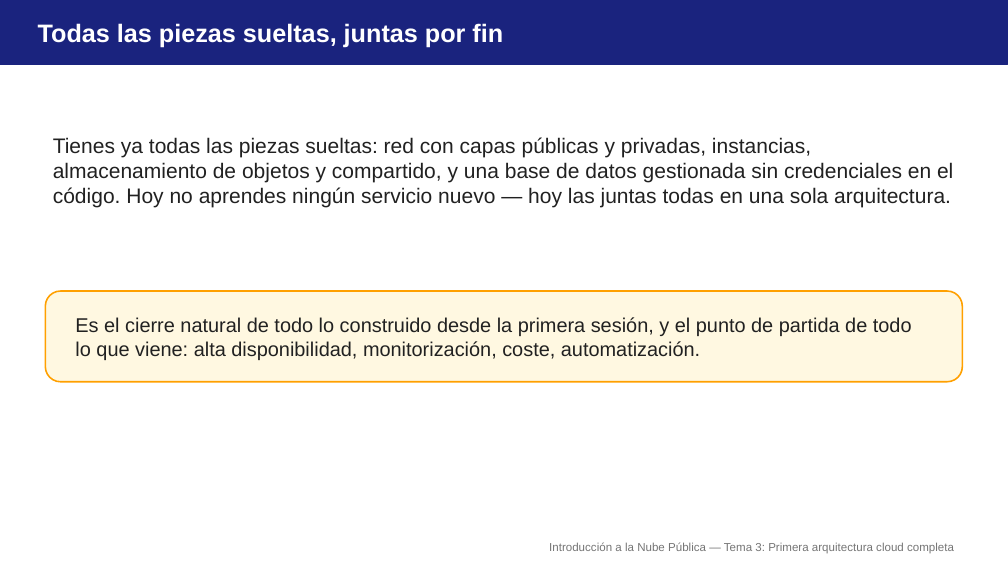
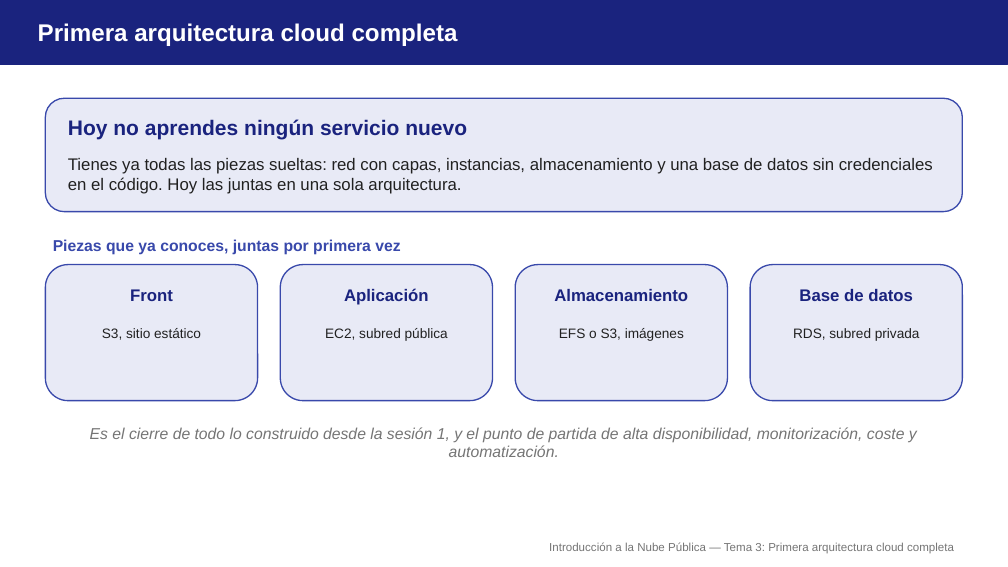
Before and after one commit to aitorventura/introduccion-nube, a slide deck: slide 2 of docs/tema3/diapositivas/arquitectura-completa.pptx. Drawn at 1008x567 pixels with LibreOffice and Linux fonts; fonts in the diff are those of the drawing. Boxes give left, top, right and bottom in pixels: in the first picture for what was removed or moved away, otherwise in the second. Text is boxed around its words. In the diff, an @@ line names an element or a change of style, - is before the commit and + after.

Commit message:
Rehace visualmente las diapositivas de Temas 1 a 5
Reconstruye los decks de primer-contacto-aws, vpc-diseno, seguridad-red,
maquinas-virtuales, almacenamiento, bases-datos-gestionadas,
arquitectura-completa, alta-disponibilidad-escalado, dns-https-cdn,
monitorizacion-operacion, iam-aplicado y economia-nube con tarjetas,
tablas y diagramas nativos en vez de listados de texto, revisadas a
90dpi para descartar solapamientos.

```diff
--- a/docs/tema3/diapositivas/arquitectura-completa.pptx
+++ b/docs/tema3/diapositivas/arquitectura-completa.pptx
@@ text at <box>38,23,458,46</box>: text changed; size 24 to 23 pt @@
-Todas las piezas sueltas, juntas por fin
+Primera arquitectura cloud completa
@@ rounded rectangle added at <box>45,98,963,212</box>, fill #E8EAF6, outline #3949AB 1.25 pt @@
@@ text added at <box>68,119,467,139</box>, 20 pt, text #1A237E, bold @@
+Hoy no aprendes ningún servicio nuevo
@@ text at <box>68,158,933,194</box>: text changed; size 20 to 16 pt @@
-Tienes ya todas las piezas sueltas: red con capas públicas y privadas, instancias, almacenamiento de objetos y compartido, y una base de datos gestionada sin credenciales en el código. Hoy no aprendes ningún servicio nuevo — hoy las juntas todas en una sola arquitectura.
+Tienes ya todas las piezas sueltas: red con capas, instancias, almacenamiento y una base de datos sin credenciales en el código. Hoy las juntas en una sola arquitectura.
@@ text added at <box>53,239,400,255</box>, 15 pt, text #3949AB, bold @@
+Piezas que ya conoces, juntas por primera vez
@@ rounded rectangle added at <box>45,265,258,401</box>, fill #E8EAF6, outline #3949AB 1.25 pt @@
@@ rounded rectangle added at <box>281,265,493,401</box>, fill #E8EAF6, outline #3949AB 1.25 pt @@
@@ rounded rectangle added at <box>516,265,728,401</box>, fill #E8EAF6, outline #3949AB 1.25 pt @@
@@ rounded rectangle added at <box>750,265,963,401</box>, fill #E8EAF6, outline #3949AB 1.25 pt @@
@@ rounded rectangle removed at <box>45,291,963,382</box> @@
@@ text added at <box>130,289,173,301</box>, 16 pt, text #1A237E, bold @@
+Front
@@ text added at <box>344,288,429,305</box>, 16 pt, text #1A237E, bold @@
+Aplicación
@@ text added at <box>554,289,688,301</box>, 16 pt, text #1A237E, bold @@
+Almacenamiento
@@ text added at <box>799,289,913,301</box>, 16 pt, text #1A237E, bold @@
+Base de datos
@@ text added at <box>102,328,201,340</box>, 13 pt, text #212121 @@
+S3, sitio estático
@@ text added at <box>325,328,448,341</box>, 13 pt, text #212121 @@
+EC2, subred pública
@@ text added at <box>559,328,684,341</box>, 13 pt, text #212121 @@
+EFS o S3, imágenes
@@ text added at <box>793,328,920,341</box>, 13 pt, text #212121 @@
+RDS, subred privada
@@ text "Es el cierre de todo ..." at <box>90,427,917,457</box>: vertical alignment middle to top @@
@@ text at <box>90,427,917,457</box>: text changed; size 19 to 15 pt; text colour #212121 to #757575; italic on @@
-Es el cierre natural de todo lo construido desde la primera sesión, y el punto de partida de todo lo que viene: alta disponibilidad, monitorización, coste, automatización.
+Es el cierre de todo lo construido desde la sesión 1, y el punto de partida de alta disponibilidad, monitorización, coste y automatización.
```
Also in this commit, not shown: 10 other slides changed, 1 slide added, 3 slides removed, 23 other files.
